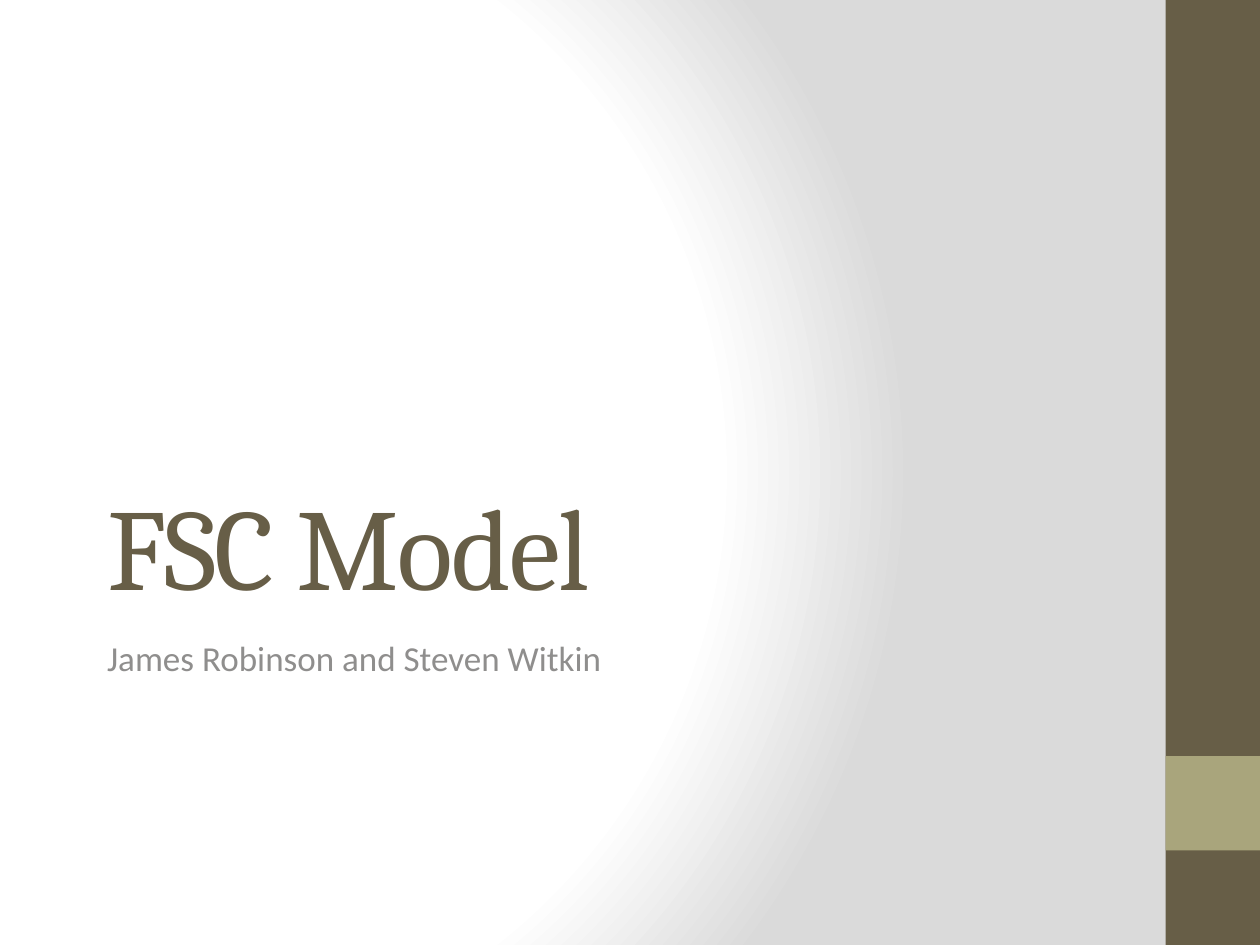
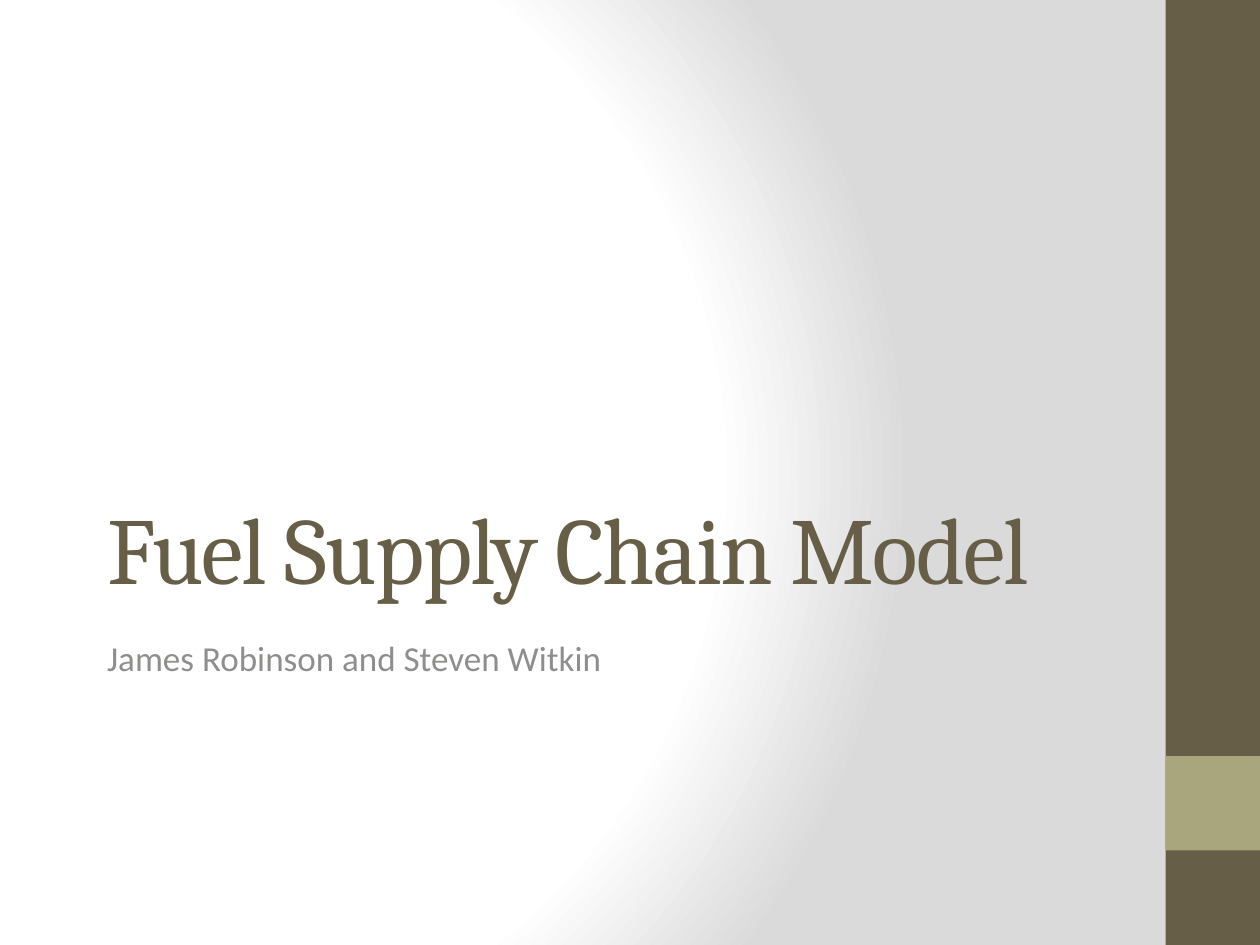
Before and after one commit to jtrobinson57/fscmodel-monte-carlo, a slide deck: slide 1 of fscmodel presentation 130618.pptx. Drawn at 1260x945 pixels with LibreOffice and Linux fonts; fonts in the diff are those of the drawing. Boxes give left, top, right and bottom in pixels: in the first picture for what was removed or moved away, otherwise in the second. Text is boxed around its words. In the diff, an @@ line names an element or a change of style, - is before the commit and + after.

```diff
--- a/fscmodel presentation 130618.pptx
+++ b/fscmodel presentation 130618.pptx
@@ title at (107, 518, 1030, 604): text changed; size 66 to 54 pt @@
-FSC Model
+Fuel Supply Chain Model
```
Also in this commit, not shown: 2 other slides changed, 1 other file.
